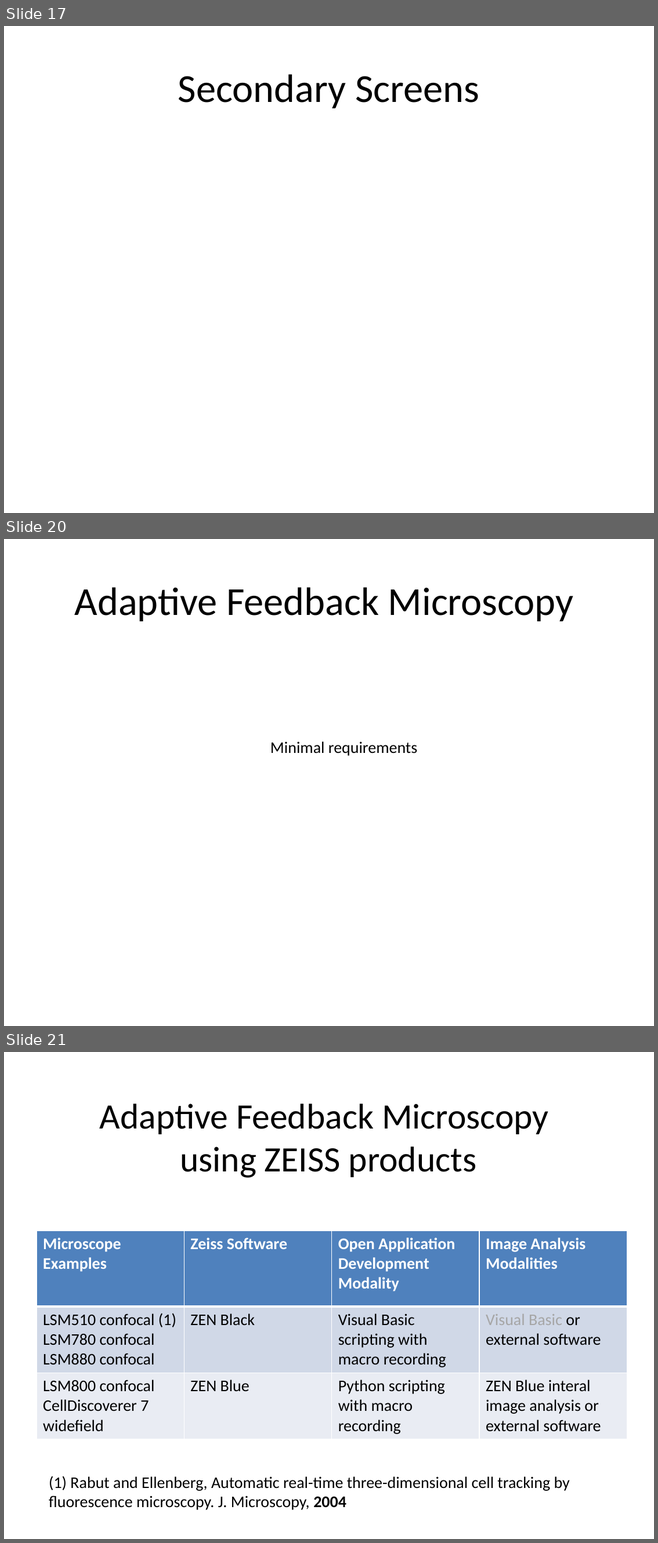
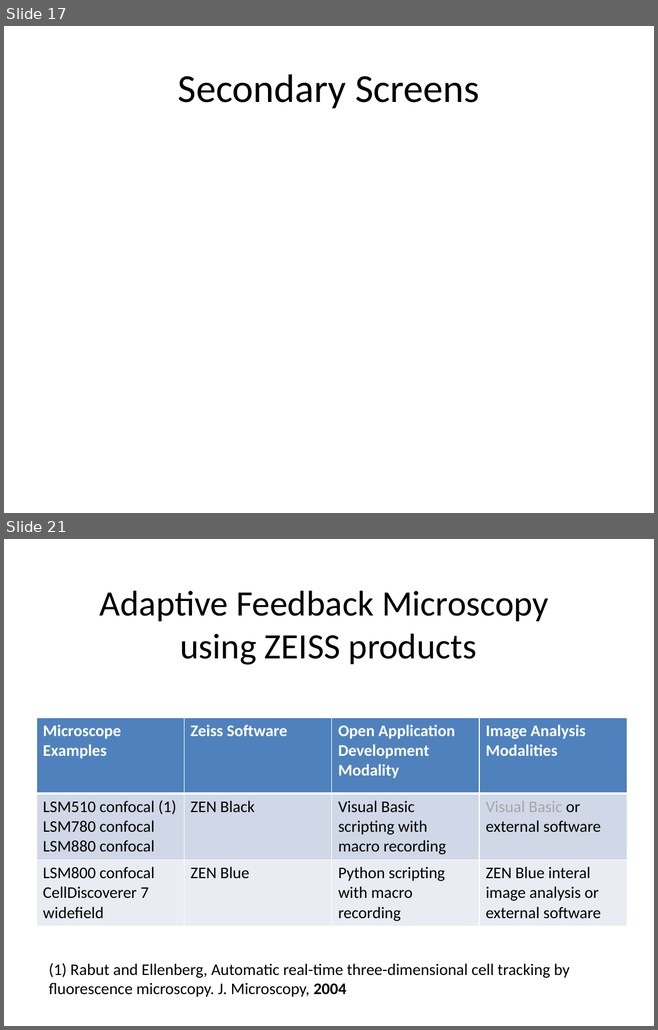
Before and after one commit to tischi/talk-2016-ASCB, a slide deck: 2016-12-07--Tischi--ASCB--ZEISS.pptx. Shown one above the other, each under a label of ours: slides 17, 20 and 21 before the commit, slides 17 and 21 after it; the slides between them are not shown. The pictures are 658x1543 and 658x1030 pixels, drawn with LibreOffice and Linux fonts; fonts in the diff are those of the drawing. Boxes give left, top, right and bottom in pixels: in the first picture for what was removed or moved away, otherwise in the second. Text is boxed around its words. In the diff, an @@ line names an element or a change of style, - is before the commit and + after.

```diff
--- a/2016-12-07--Tischi--ASCB--ZEISS.pptx
+++ b/2016-12-07--Tischi--ASCB--ZEISS.pptx
@@ slide 20 removed at box(4, 539, 654, 1026), background #FFFFFF @@
@@ title removed at box(75, 587, 574, 621) @@
-Adaptive Feedback Microscopy
@@ text removed at box(270, 741, 417, 756) @@
-Minimal requirements
```
Also in this commit, not shown: 1 slide changed, 5 slides added, 2 other slides removed.
